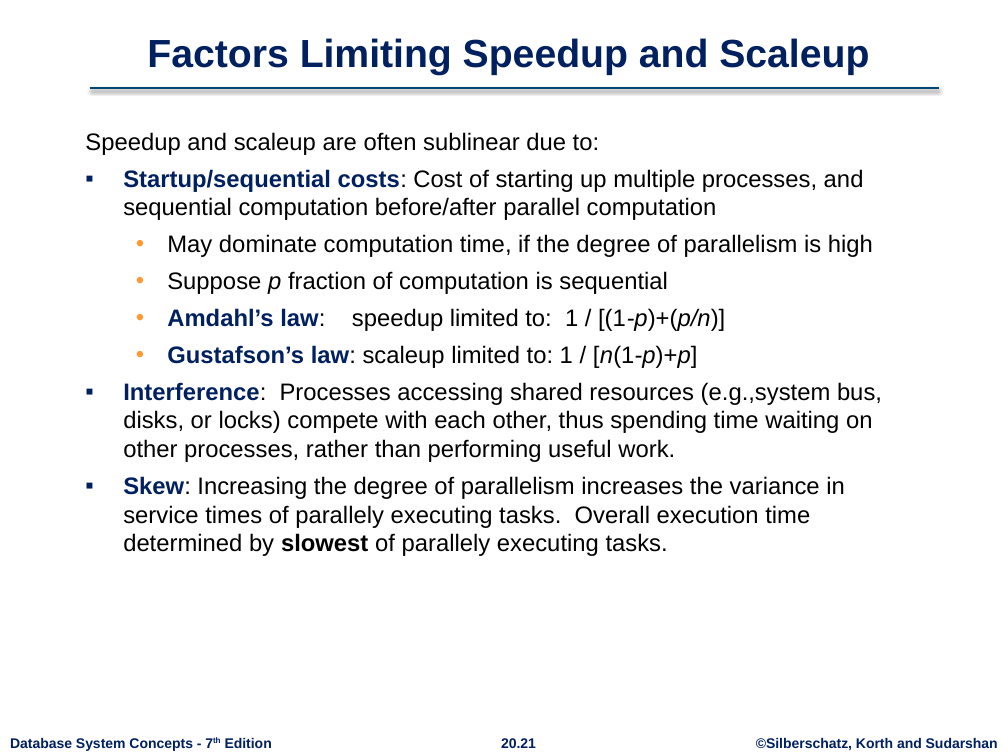
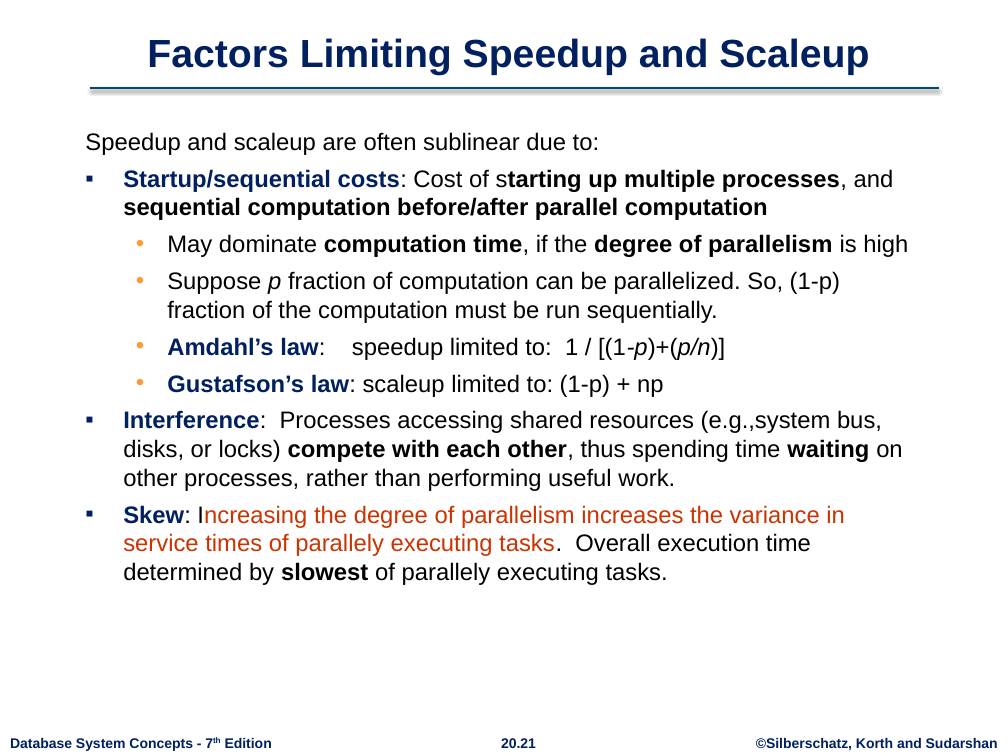
Before and after one commit to rizveeredwan/course-contents, a slide deck: slide 21 of CSE-3104/Slides/ch20.pptx. Drawn at 1008x756 pixels with LibreOffice and Linux fonts; fonts in the diff are those of the drawing; background and template pictures are left out. Boxes give left, top, right and bottom in pixels: in the first picture for what was removed or moved away, otherwise in the second. Text is boxed around its words. In the diff, an @@ line names an element or a change of style, - is before the commit and + after.

```diff
--- a/CSE-3104/Slides/ch20.pptx
+++ b/CSE-3104/Slides/ch20.pptx
@@ text at (x1=123, y1=169, x2=908, y2=585): bold on in "starting up multiple processes, sequential computation befor ...", "computation time, degree of parallelism", "compete with each other, waiting"; text colour #000000 to #CC3300 in "Increasing the degree of parallelism increases the ..." @@
@@ text at (x1=167, y1=271, x2=840, y2=323): text changed @@
-  • Suppose p fraction of computation is sequential
+  • Suppose p fraction of computation can be parallelized. So, (1-p) fraction of the computation must be run sequentially.
@@ text at (x1=167, y1=374, x2=664, y2=397): text changed @@
-  • Gustafson’s law: scaleup limited to: 1 / [n(1-p)+p]
+  • Gustafson’s law: scaleup limited to: (1-p) + np
```
Also in this commit, not shown: 9 other slides changed, 4 slides added, 2 slides removed.
